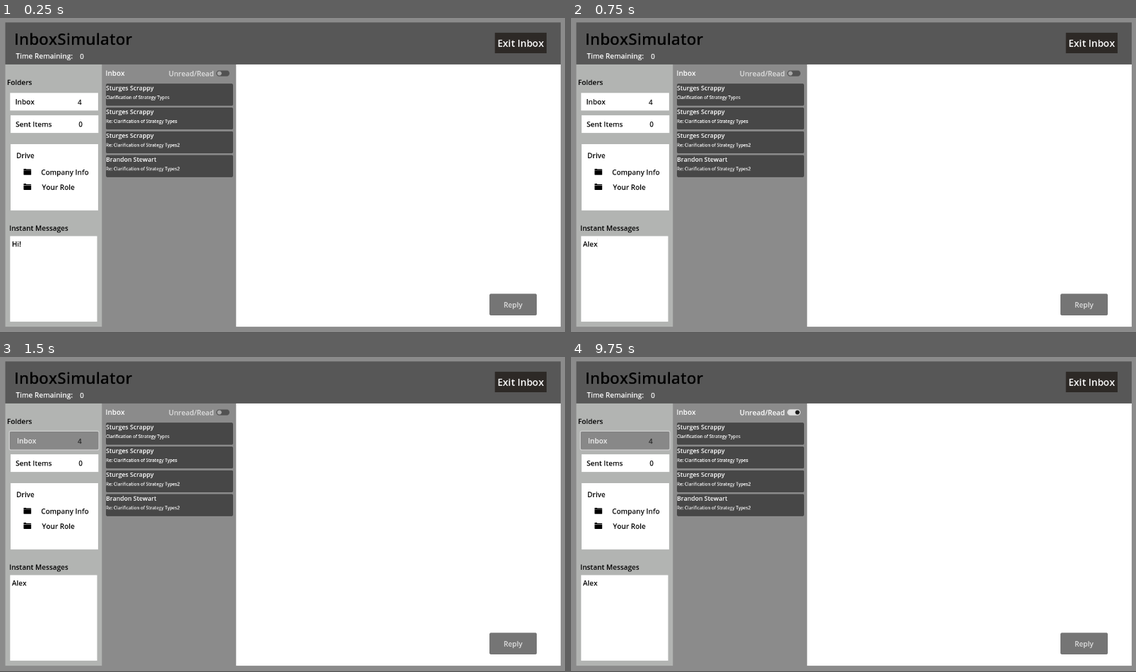
Above: before the commit, frames 1-4 (two rows, left to right).
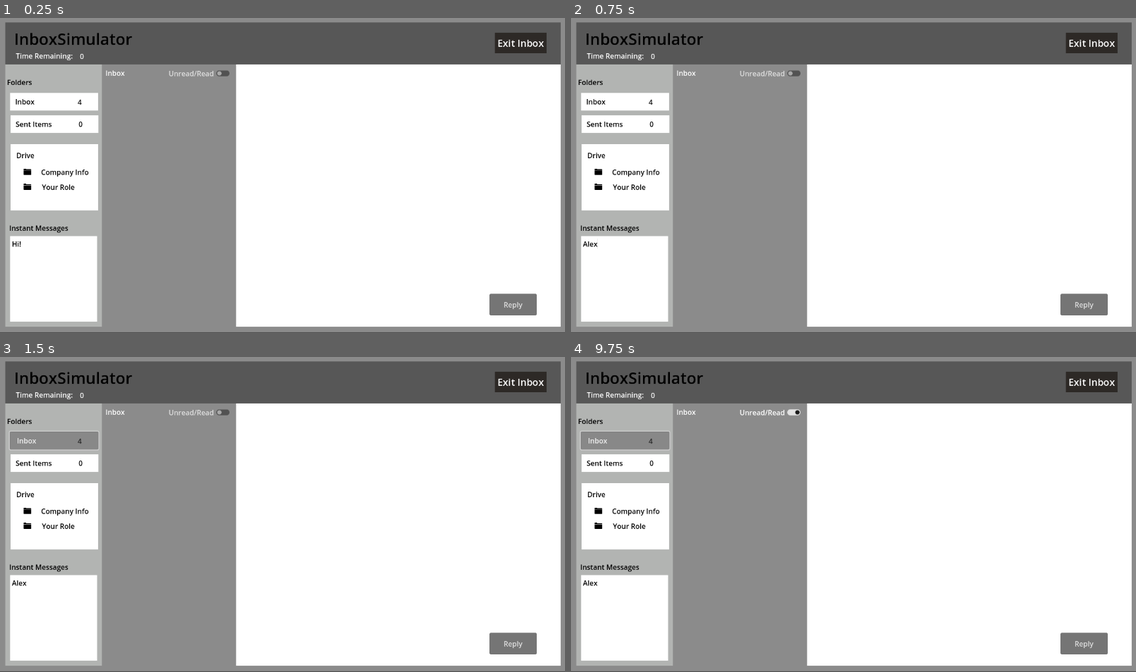
Above: after the commit, the same moments.

Repository: NMurphyGSU/InboxSimulator
Game: Godot game, scene res://inbox.tscn
Same seed, same stepped clock (60 frames per second), same inputs: the game is played once before the commit and once after it. This scene is started directly instead of the project's main scene.
Inputs (mouse positions are in pixels of both pictures, inside the frame that each line leads up to):
- Up to frame 1 (0.25 s): no input
- Up to frame 2 (0.75 s): click (621, 279) at 0.52 s; type "Alex" at 0.6 s
- Up to frame 3 (1.5 s): click "Inbox" at 1.25 s
- Up to frame 4 (9.75 s): click "Sent Items" at 2 s; click "Company Info" at 2.75 s; click "Your Role" at 3.5 s; click "Reply" at 4.25 s; click "Inbox" at 5 s; click "Unread/Read" at 5.75 s; click "Sent Items" at 6.5 s; click "Company Info" at 7.25 s; click "Your Role" at 8 s; click "Reply" at 8.75 s; click "Inbox" at 9.5 s

The runs differ from the first frame. In frame 1, 6.1% of the frame differs, in the area x 18-42%, y 20-51%; in frame 2, 6.1%; in frame 3, 6.1%; in frame 4, 6.1%.

Commit message:
Finished for the day. Emails still are not populating correctly per the dialogue tree. Going to keep working it tomorrow. 11 hours for the week, 49 hours for project total.

Diff:
--- a/inbox-simulator/InboxScene.gd
+++ b/inbox-simulator/InboxScene.gd
@@ -114,6 +114,10 @@
 	var dialogue = dialogue_file.get_as_text()
 	var dialogue_object = JSON.new()
 	dialogue_object.parse(dialogue)
+	var tree_data = dialogue_object.get_data()
+	branches = tree_data["trees"][0]["branches"]
+
+
 
 	#scenario file
 	var scenario_file = FileAccess.open(scenario_path, FileAccess.READ) #Scenario.json
@@ -171,17 +175,22 @@
 	return sender_lookup.get(sender_id, "Unknown Sender")
 
 func populate_unread_emails(): # will handle formatting mostly
-
-	for email in emails: #for each email that is inside of the emails array (runs for each email)
-		var sid = email["sender_id"] #assigns the sender id of that email to sid
-		var subject = email["subject"] #assigns the subject of the email to the subject variable
-		if email == null: #if that email is null then
-			print("email is null") #tell me that email is null
-			continue
-		if !email.has("sender_id") or !email.has("subject"): #if that same email does not have a sender id or it does not have a subject
-			print("email missing required fields:", email) #tell me the missing pieces
-			continue
-
+	if current_email == null:
+		print("current email is null")
+		return
+
+	var email = current_email
+	#for current_email in emails: #for each email that is inside of the emails array (runs for each email)
+	var sid = email["sender_id"] #assigns the sender id of that email to sid
+	var subject = email["subject"] #assigns the subject of the email to the subject variable
+	if email == null: #if that email is null then
+		print("email is null") #tell me that email is null
+		#continue
+		return
+	if !email.has("sender_id") or !email.has("subject"): #if that same email does not have a sender id or it does not have a subject
+		print("email missing required fields:", email) #tell me the missing pieces
+		#continue
+		return
 		#-----This part allows me to fiddle with the formatting but as of now it breaks the read/unread portion. Leaving for now----------------------------
 		#var sender_margin = MarginContainer.new()
 		#sender_margin.add_theme_constant_override("margin_left", 10)
@@ -243,29 +252,23 @@
 
 func load_emails(): #will use to work though the dialogue tree and then send to populate
 
-	current_email = emails[index]
-	if scenario_id == 1: #allows for more scenarios in the future, currently shows scenario 1 (set 1 as default)
+	for i in range(emails.size()):
+		var email = emails[i]
 		for branch in branches:
-			if branch ["from"] == current_node_id:
+			print("Checking branch from:", branch["from"], "against current_node_id:", current_node_id)
+			if branch["from"] == current_node_id:
 				var criteria_string = branch["criteria"]
-				var parts = criteria_string.split ("=")
-				var key = parts[0]
-				var expected_value = int(parts[1])
-
-				if current_email.has(key):
-					var actual_value = int(current_email[key])
-					if actual_value == expected_value:
-						current_node_id = branch["to"]
-						break
-
-	index += 1
-	if index < emails.size():
-		load_emails()
-	else:
-		print("Finished emails")
-
+				if check_criteria(email, criteria_string):
+					print("✔ Found matching email:", email["subject"])
+					current_email = email
+					current_node_id = branch["to"]
+					index = i
+					print("Loading current_email:", current_email)
+					populate_unread_emails()
+					return  # Only load the first matching email
+	print("❌ No matching email found.")
 		#-----Dialogue tree for email flow---------------------------------------------------------
-		#for email in emails   gives all of the email options
+		#for email in emails   gives all of the email options **No, you don't want all emails. Just start with the top of the dialogue tree
 
 
 
@@ -286,14 +289,6 @@
 		#increment scenario id
 
 
-
-
-
-
-
-
-
-		populate_unread_emails()
 
 func populate_questions(): #populate the questions into the form
 	pass
@@ -486,7 +481,7 @@
 
 		$Sent_Items/Sent_Vbox.add_child(panel)
 		#print("Marking answered:", current_email["subject"])
-
+		#$Response/Submit_Button.visible = false This makes it happen for all. Maybe a answered flag?
 		update_email_counters()
 
 func _on_exit_button_pressed() -> void: #button to quit the game
--- a/inbox-simulator/inbox.tscn
+++ b/inbox-simulator/inbox.tscn
@@ -514,7 +514,6 @@
 text = "Submit"
 
 [node name="Answer" type="Panel" parent="."]
-visible = false
 offset_left = 640.0
 offset_top = 244.0
 offset_right = 1185.0
--- a/inbox-simulator/sample-data/questions.json
+++ b/inbox-simulator/sample-data/questions.json
@@ -64,54 +64,54 @@
         {
             "id": 3,
             "sender_id": 1,
-            "subject": "Re: Clarification of Strategy Types2",
+            "subject": "Wrong email",
             "question": "That's no quite right, I was expecting you to choose Business Strategy.\n\n I know it seems si …(433 unchanged characters)…
             "randomize_answers": false,
             "answers": [
                 {
                     "text": "Operational Strategy",
-                    "criteria": "q2_correct=0"
+                    "criteria": "q3_correct=0"
                 },
                 {
                     "text": "Operational Strategy",
-                    "criteria": "q2_correct=0"
+                    "criteria": "q3_correct=0"
                 },
                 {
                     "text": "Product Strategy",
-                    "criteria": "q2_correct=0"
+                    "criteria": "q3_correct=0"
                 },
                 {
                     "text": "Corporate Strategy",
-                    "criteria": "q2_correct=1"
+                    "criteria": "q3_correct=1"
                 },
                 {
                     "text": "Business Strategy",
-                    "criteria": "q2_correct=0"
+                    "criteria": "q3_correct=0"
                 }
             ]
         },
 	     {
             "id": 3,
             "sender_id": 2,
-            "subject": "Re: Clarification of Strategy Types2",
+            "subject": "Fourth email",
             "question": "That's no quite right, I was expecting you to choose Business Strategy.\n\n I know it seems si …(433 unchanged characters)…
             "randomize_answers": false,
             "answers": [
                 {
                     "text": "Operational Strategy",
-                    "criteria": "q2_correct=0"
+                    "criteria": "q4_correct=0"
                 },
                 {
                     "text": "Operational Strategy",
-                    "criteria": "q2_correct=0"
+                    "criteria": "q4_correct=0"
                 },
                 {
                     "text": "Product Strategy",
-                    "criteria": "q2_correct=0"
+                    "criteria": "q4_correct=0"
                 },
                 {
                     "text": "Corporate Strategy",
-                    "criteria": "q2_correct=1"
+                    "criteria": "q4_correct=1"
                 },
                 {
                     "text": "Business Strategy",
